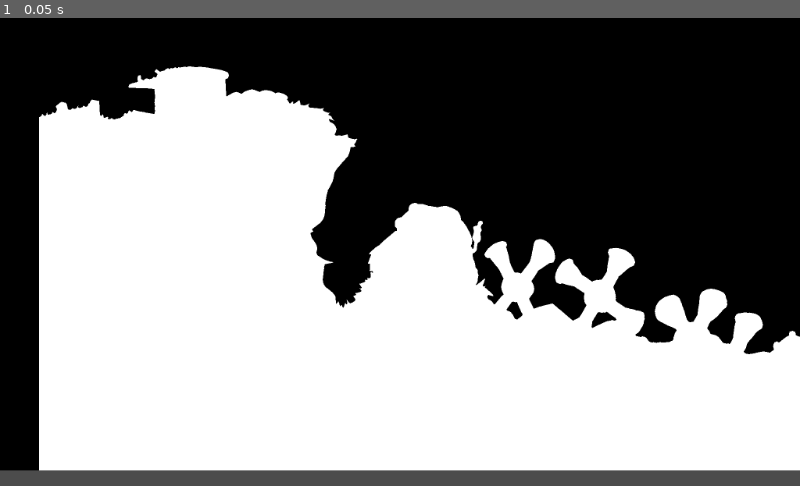
Above: before the commit, frame 1.
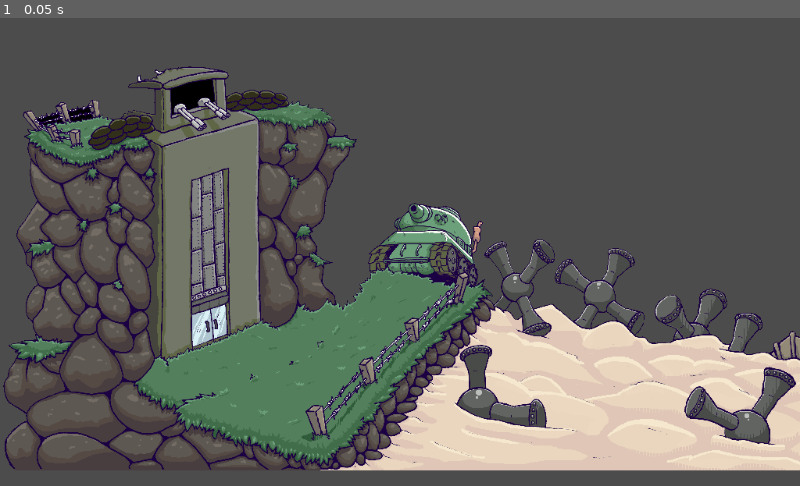
Above: after the commit, the same moment.

Repository: absolve/godotTestDemo
Game: Godot game, scene res://scene/main.tscn
The game is run twice, just before and just after one commit, with the same random seed, the same clock (stepped at 60 frames per second) and the same inputs.
Inputs:
- Up to frame 1 (0.05 s): no input

The runs differ from the first frame. In frame 1, 97% of the frame differs, in the area x 0-100%, y 0-97%.

Commit message:
更新功能

Diff:
--- a/godot3DestructibleTerrain/script/main.gd
+++ b/godot3DestructibleTerrain/script/main.gd
@@ -6,14 +6,15 @@
 onready var cpolygon2D=$StaticBody2D/CollisionPolygon2D
 
 func _ready():
-	var bm = BitMap.new()
-	bm.create_from_image_alpha(img.texture.get_data())
-	for i in range(img.texture.get_height()):
-		for y in range(100):
-			bm.set_bit(Vector2(y,i),false)
-	var texture = ImageTexture.new()
-	texture.create_from_image(bm.convert_to_image())
-	img.texture=texture
+#	var bm = BitMap.new()
+#	bm.create_from_image_alpha(img.texture.get_data())
+#	for i in range(img.texture.get_height()):
+#		for y in range(100):
+#			bm.set_bit(Vector2(y,i),false)
+#	var texture = ImageTexture.new()
+#	texture.create_from_image(bm.convert_to_image())
+#	img.texture=texture
+
 #	print(img.texture.get_width())
 #	var rect = Rect2(0,0,img.texture.get_width(),img.texture.get_height())
 #	var my_array = bm.opaque_to_polygons(rect)
@@ -21,8 +22,53 @@
 #	var my_polygon = Polygon2D.new()
 #	my_polygon.set_polygons(my_array)
 #	cpolygon2D.set_polygon(my_polygon.polygon)
+	var temp=create_polygon_from_sprite(img)
+	print(temp)
 	pass
 
-# Called every frame. 'delta' is the elapsed time since the previous frame.
-#func _process(delta):
-#	pass
+# The sprite parameter must be a Sprite node.
+func create_polygon_from_sprite(sprite):
+	# Get the sprite's texture.
+	var texture = sprite.texture
+	# Get the sprite texture's size.
+	var texture_size = sprite.texture.get_size()
+	# Get the image from the sprite's texture.
+	var image = texture.get_data()
+
+	# Create a new bitmap.
+	var bitmap = BitMap.new()
+	# Create the bitmap from the image. We set the minimum alpha threshold.
+	bitmap.create_from_image_alpha(image, 0.01) # 0.1 (default threshold).
+	# Get the rect of the bitmap.
+	var bitmap_rect = Rect2(Vector2(0, 0), bitmap.get_size())
+	# Grow the bitmap if you need (we don't need it in this case).
+#	bitmap.grow_mask(0, rect) # 2
+	# Convert all the opaque parts of the bitmap into polygons.
+	var polygons = bitmap.opaque_to_polygons(bitmap_rect, 0) # 2 (default epsilon).
+
+	# Check if there are polygons.
+	if polygons.size() > 0:
+		# Loop through all the polygons.
+		for i in range(polygons.size()):
+			# Create a new 'Polygon2D'.
+			var polygon = Polygon2D.new()
+			# Set the polygon.
+			polygon.polygon = polygons[i]
+			# Set the texture.
+			polygon.texture = texture
+
+			# Check if the sprite is centered to get the proper position.
+			if sprite.centered:
+				polygon.position = sprite.position - (texture_size / 2)
+			else:
+				polygon.position = sprite.position
+
+			# Take the sprite's scale into account and apply it to the position.
+			polygon.scale = sprite.scale
+			polygon.position *= polygon.scale
+
+			polygon.name = "poly_sprite"
+
+			return polygon
+	else:
+		return false
